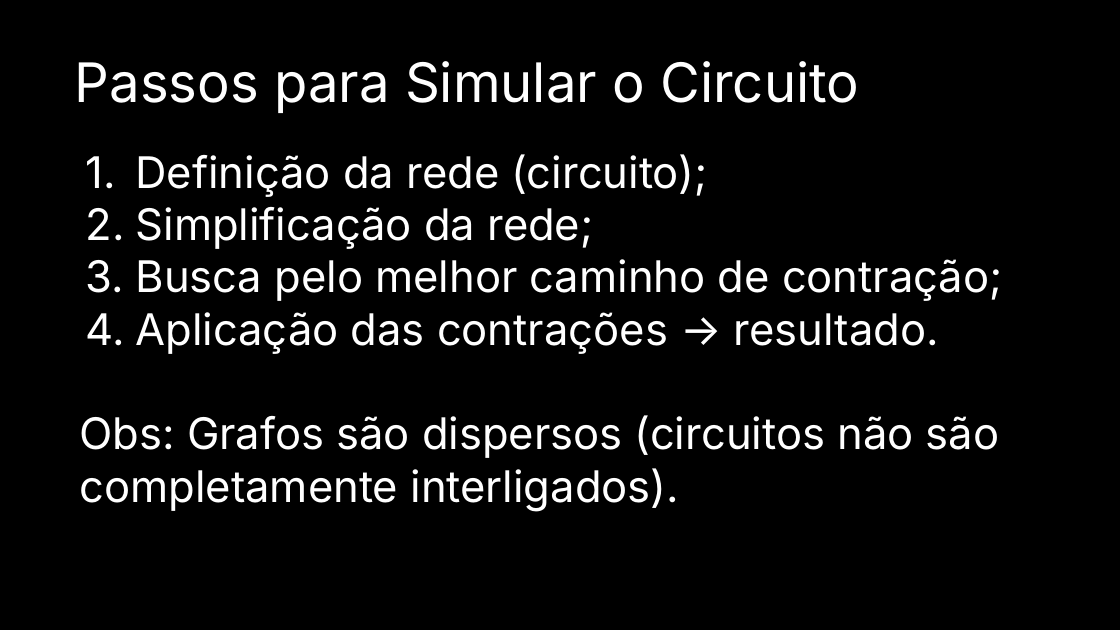
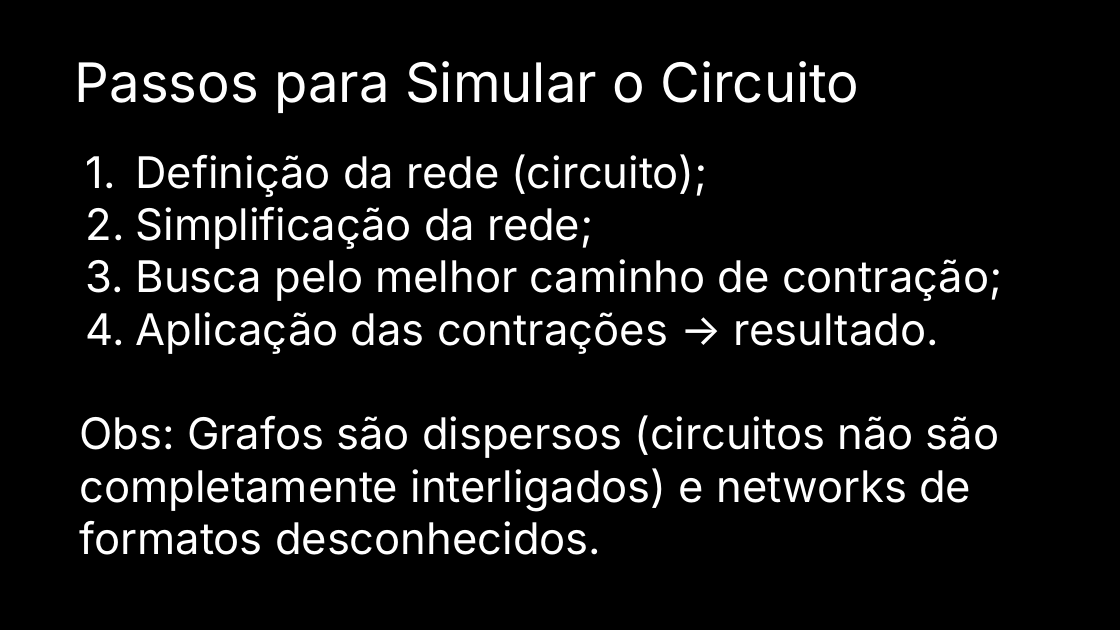
Before and after one commit to Dpbm/mestrado-aulas, a slide deck: slide 10 of algoritmos/projeto-seminario/Seminário.pptx. Drawn at 1120x630 pixels with LibreOffice and Linux fonts; fonts in the diff are those of the drawing. Boxes give left, top, right and bottom in pixels: in the first picture for what was removed or moved away, otherwise in the second. Text is boxed around its words. In the diff, an @@ line names an element or a change of style, - is before the commit and + after.

```diff
--- a/algoritmos/projeto-seminario/Seminário.pptx
+++ b/algoritmos/projeto-seminario/Seminário.pptx
@@ text at [80,415,999,555]: text changed @@
-Obs: Grafos são dispersos (circuitos não são completamente interligados).
+Obs: Grafos são dispersos (circuitos não são completamente interligados) e networks de formatos desconhecidos.
```
Also in this commit, not shown: 2 other slides changed, 1 other file.
